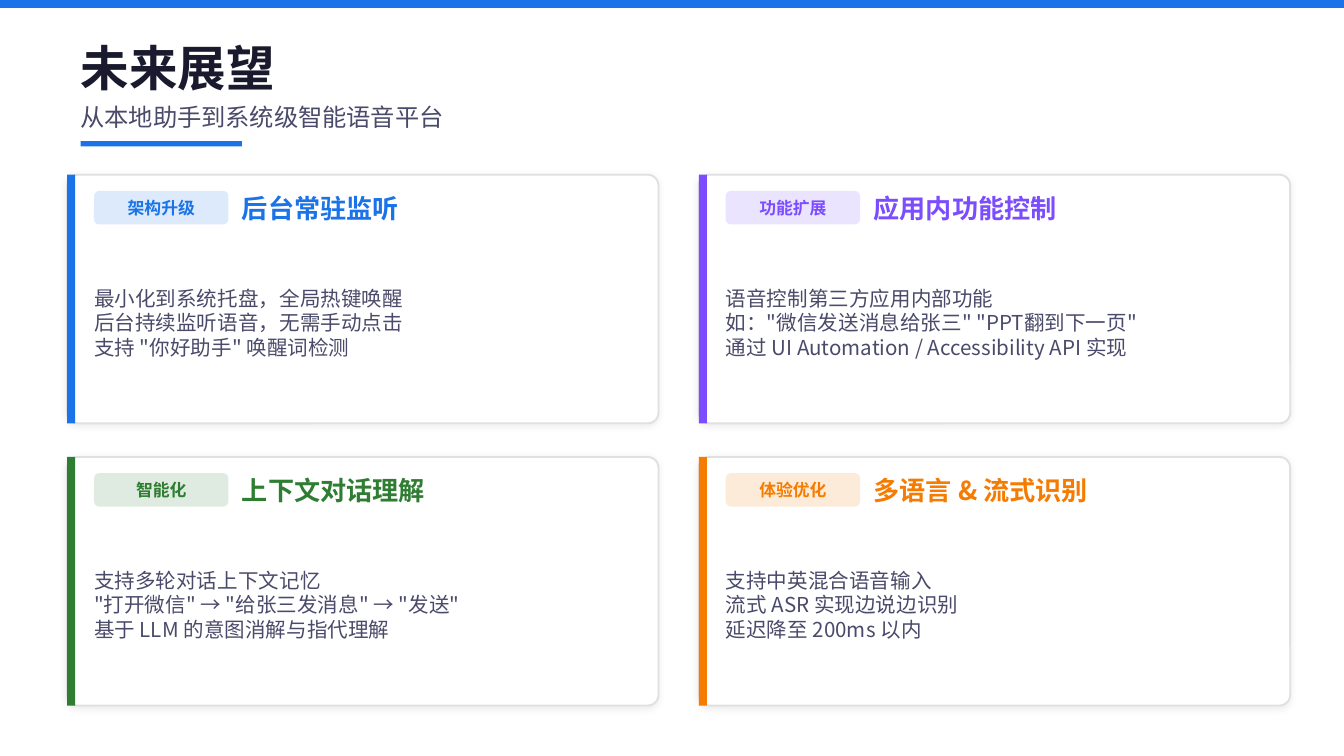
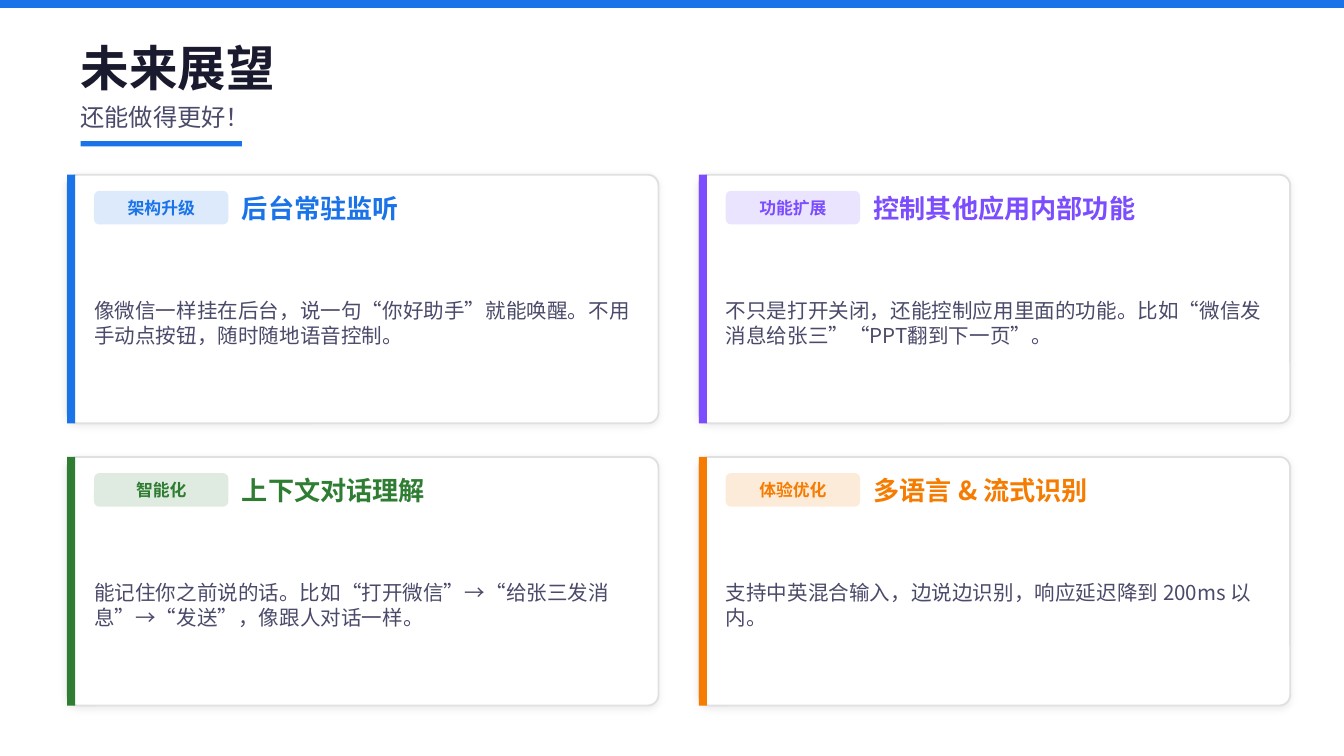
Before and after one commit to Halley7025/voice-recognition-assistant, a slide deck: slide 7 of 语音识别助手_项目汇报.pptx. Drawn at 1344x756 pixels with LibreOffice and Linux fonts; fonts in the diff are those of the drawing. Boxes give left, top, right and bottom in pixels: in the first picture for what was removed or moved away, otherwise in the second. Text is boxed around its words. In the diff, an @@ line names an element or a change of style, - is before the commit and + after.

```diff
--- a/语音识别助手_项目汇报.pptx
+++ b/语音识别助手_项目汇报.pptx
@@ text at bbox=[81, 105, 250, 128]: text changed @@
-从本地助手到系统级智能语音平台
+还能做得更好！
@@ text at bbox=[874, 195, 1136, 221]: text changed @@
-应用内功能控制
+控制其他应用内部功能
@@ text at bbox=[94, 300, 630, 345]: text changed @@
-最小化到系统托盘，全局热键唤醒
-后台持续监听语音，无需手动点击
-支持 "你好助手" 唤醒词检测
+像微信一样挂在后台，说一句“你好助手”就能唤醒。不用手动点按钮，随时随地语音控制。
@@ text at bbox=[726, 300, 1262, 345]: text changed @@
-语音控制第三方应用内部功能
-如："微信发送消息给张三" "PPT翻到下一页"
-通过 UI Automation / Accessibility API 实现
+不只是打开关闭，还能控制应用里面的功能。比如“微信发消息给张三”“PPT翻到下一页”。
@@ text at bbox=[94, 582, 609, 627]: text changed @@
-支持多轮对话上下文记忆
-"打开微信" → "给张三发消息" → "发送"
-基于 LLM 的意图消解与指代理解
+能记住你之前说的话。比如“打开微信”→“给张三发消息”→“发送”，像跟人对话一样。
@@ text at bbox=[726, 582, 1252, 627]: text changed @@
-支持中英混合语音输入
-流式 ASR 实现边说边识别
-延迟降至 200ms 以内
+支持中英混合输入，边说边识别，响应延迟降到 200ms 以内。
```
Also in this commit, not shown: 6 other slides changed, 1 other file.
